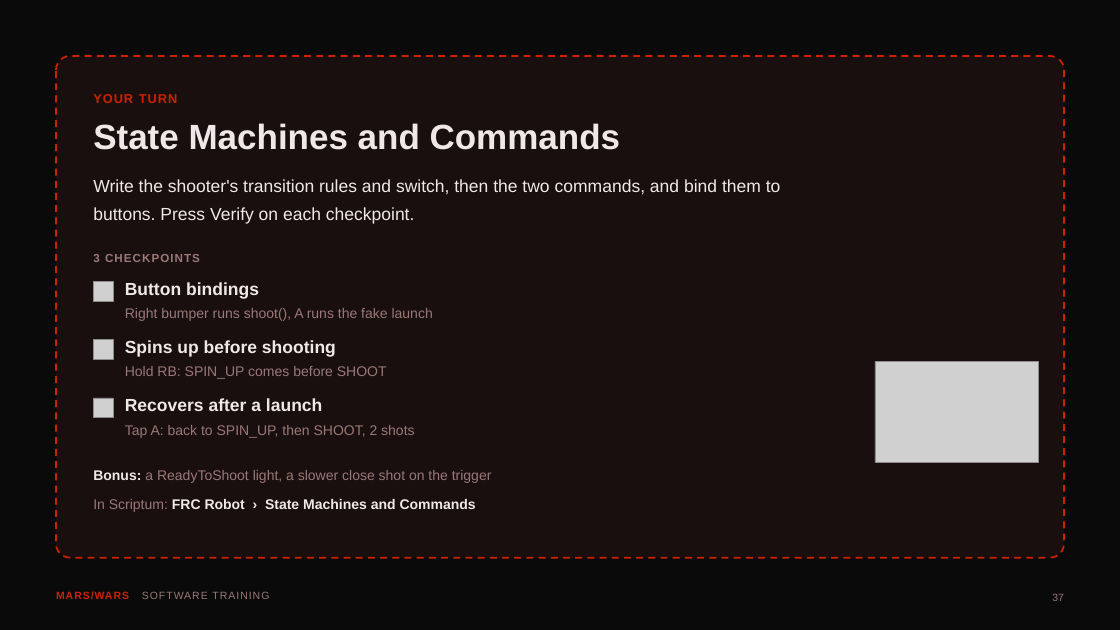
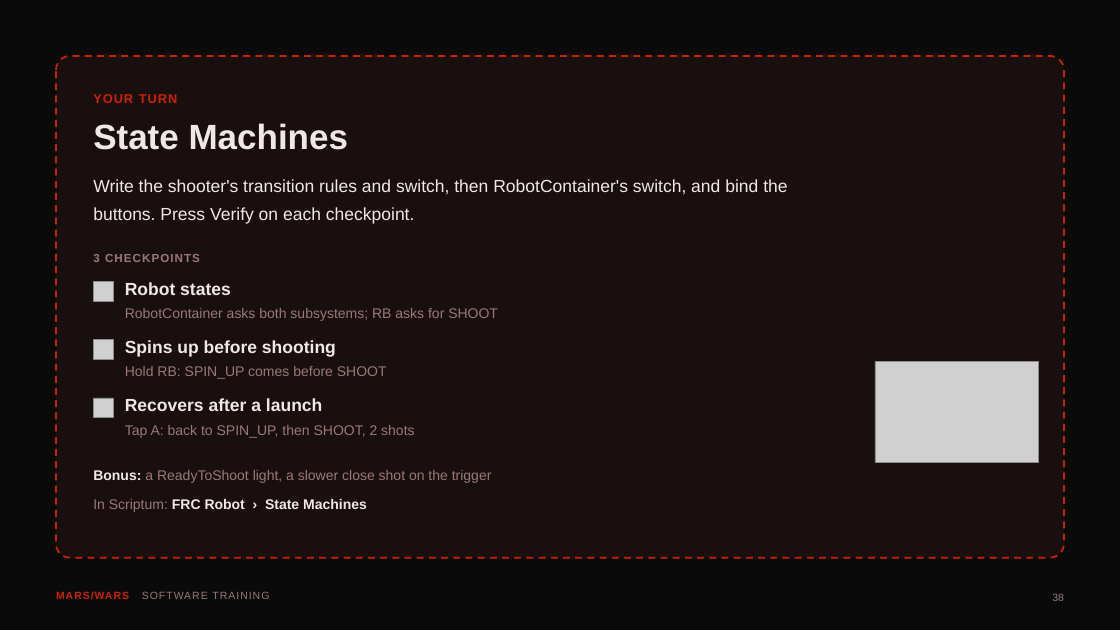
Before and after one commit to FRC-Team-4143/scriptum-lessons, a slide deck: slide 38 of deck7-state-machines-and-commands.pptx (slide 37 before the commit). Drawn at 1120x630 pixels with LibreOffice and Linux fonts; fonts in the diff are those of the drawing; grey boxes stand for pictures. Boxes give left, top, right and bottom in pixels: in the first picture for what was removed or moved away, otherwise in the second. Text is boxed around its words. In the diff, an @@ line names an element or a change of style, - is before the commit and + after.

```diff
--- a/deck7-state-machines-and-commands.pptx
+++ b/deck7-state-machines-and-commands.pptx
@@ text at (93,123,348,150): text changed @@
-State Machines and Commands
+State Machines
@@ text at (93,179,787,224): text changed @@
-Write the shooter's transition rules and switch, then the two commands, and bind them to buttons. Press Verify on each checkpoint.
+Write the shooter's transition rules and switch, then RobotContainer's switch, and bind the buttons. Press Verify on each checkpoint.
@@ text at (125,282,231,295): text changed @@
-Button bindings
+Robot states
@@ text at (125,308,498,321): text changed @@
-Right bumper runs shoot(), A runs the fake launch
+RobotContainer asks both subsystems; RB asks for SHOOT
@@ text at (93,499,367,512): text changed @@
-In Scriptum: FRC Robot › State Machines and Commands
+In Scriptum: FRC Robot › State Machines
@@ text at (1052,594,1064,601): text changed @@
-37
+38
```
Also in this commit, not shown: 12 other slides changed, 6 slides added, 5 slides removed, 3 other files.
